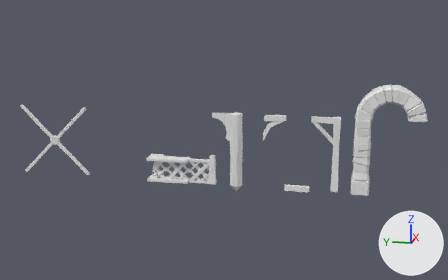
Renders of the FBX model Assets/Art/Models/Environment/Architecture/Support Beams & Pillars.fbx from each side of a commit.
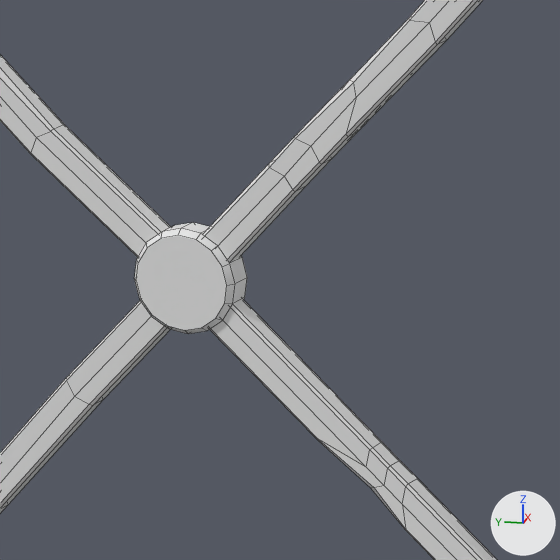
Old and new are each drawn whole from a camera (50 mm lens) standing at (-43.2, -1.33, 7.93) and looking at (-18.86, 3.54, 1.85) and again close up on the part from 9% to 19% of the width and 42% to 59% of the height. Arrows for +X, +Y and +Z are at lower right; the lights stay in place. The close-ups show mesh edges as thin lines. Materials are left out; every surface is plain grey. Where no turn or scale is listed for an object, it has been applied to the vertices. Vertices at the same position are counted once.

The older version as bpy lines, for what is in view:
```python
me_wallwoodbracercross_001 = bpy.data.meshes.new('WallWoodBracerCross.001')
me_wallwoodbracercross_001.from_pydata(...)  # 322 vertices, 308 faces; spans x 0.02..0.17, y -1.5..1.5, z 0.0..3.0
# faces by material slot: [258, 50]
me_wallwoodbracercross_001.materials.append(mat_timberframes)
me_wallwoodbracercross_001.materials.append(mat_dark_wood)
ob_wallwoodbracercross = bpy.data.objects.new('WallWoodBracerCross', me_wallwoodbracercross_001)
ob_wallwoodbracercross.location = (-19.0, 11.0, 0.0)
```
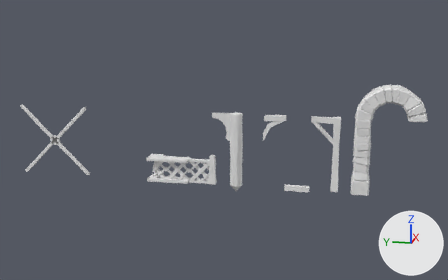
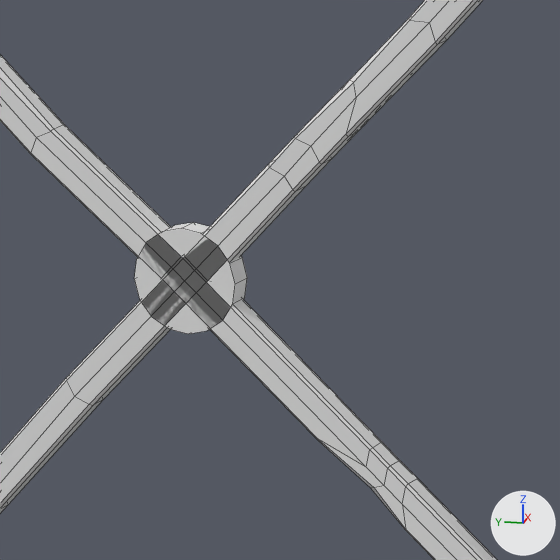
The edits, one by one:
me_wallwoodbracercross_001 is used by ob_wallwoodbracercross; location (-19.0, 11.0, 0.0).
me_wallwoodbracercross_001 had 322 vertices, 308 faces and spanned x 0.02..0.17, y -1.5..1.5, z 0.0..3.0.
me_wallwoodbracercross_001 now has 306 vertices, 292 faces and spans x 0.04..0.17, y -1.5..1.5, z 0.0..3.0.
Part 1, on me_wallwoodbracercross_001:
16 vertices are removed from x 0.02, y -0.18..0.18, z 1.32..1.68.
17 faces are deleted.
1 new face joins them.

Pixel boxes [x1, y1, x2, y2] of what changed, in the close-ups (560 x 560 px):
part 1 of me_wallwoodbracercross_001, cut back: [134, 229, 235, 334] in both
